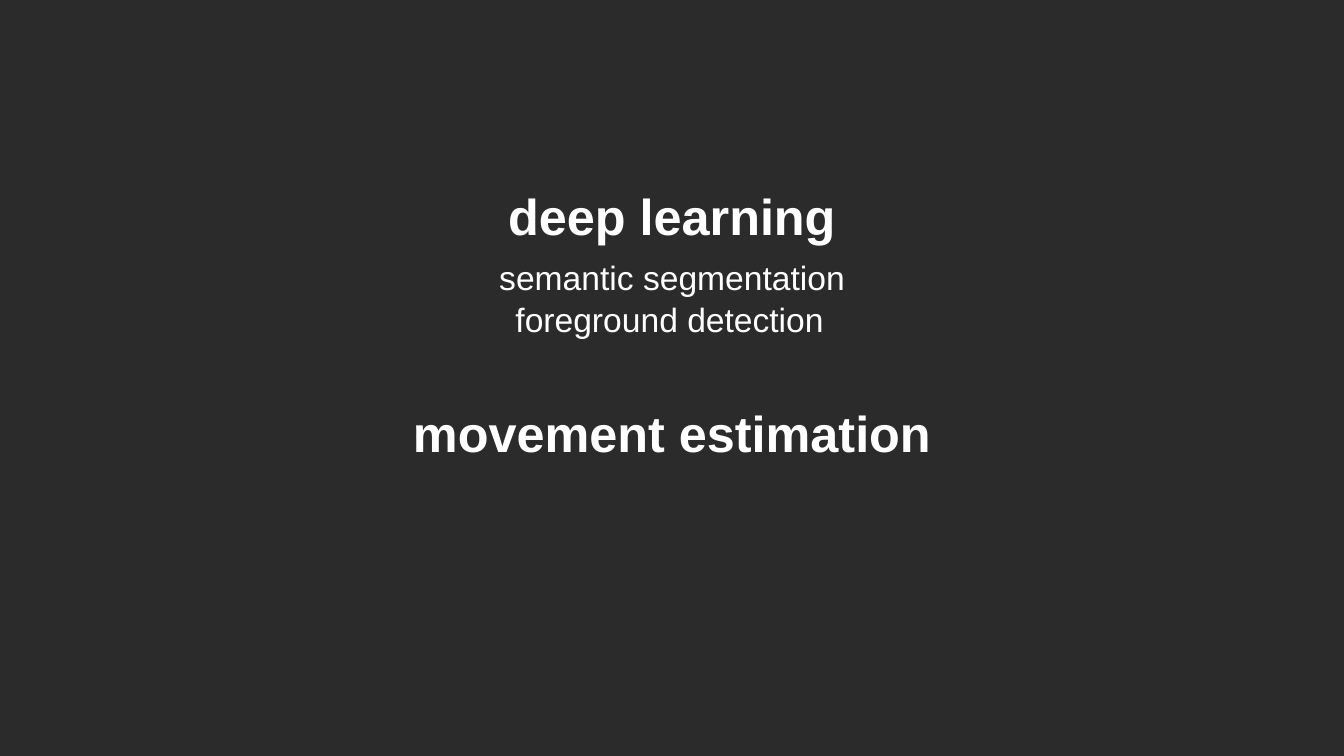
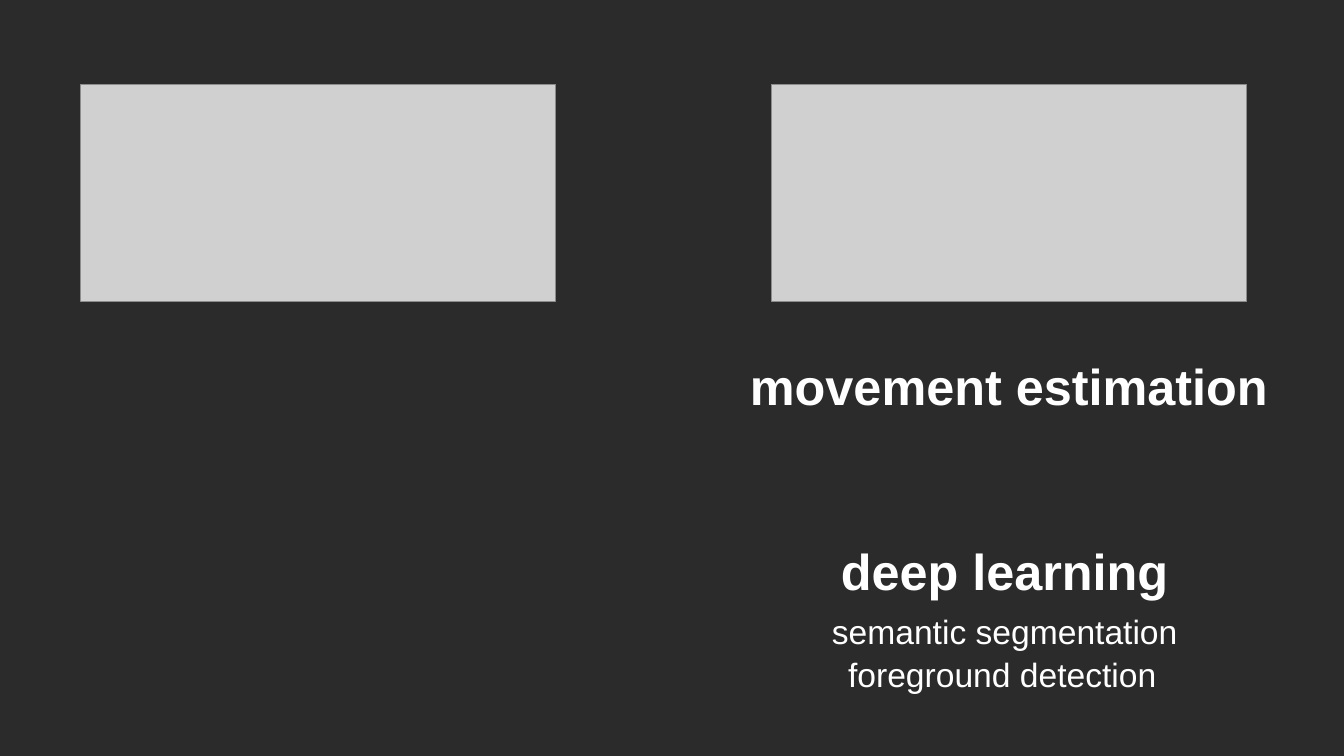
Before and after one commit to Affan6766/hackaton-agrodatos, a slide deck: slide 5 of slides.pptx (slide 2 before the commit). Drawn at 1344x756 pixels with LibreOffice and Linux fonts; fonts in the diff are those of the drawing; grey boxes stand for pictures; background and template pictures are left out; a plain dark background stands for a picture behind light text. Boxes give left, top, right and bottom in pixels: in the first picture for what was removed or moved away, otherwise in the second. Text is boxed around its words. In the diff, an @@ line names an element or a change of style, - is before the commit and + after.

```diff
--- a/slides.pptx
+++ b/slides.pptx
@@ picture added at box(81, 84, 556, 301) @@
@@ picture added at box(771, 84, 1246, 301) @@
@@ text "movement estimation": place and size @@
-text "movement estimation" at box(413, 415, 931, 453)
+text "movement estimation" at box(750, 368, 1268, 406)
@@ 3 texts: place and size @@
-3 texts at box(499, 198, 845, 339)
+3 texts at box(832, 553, 1178, 694)
```
Also in this commit, not shown: 3 slides added, 7 other files.
